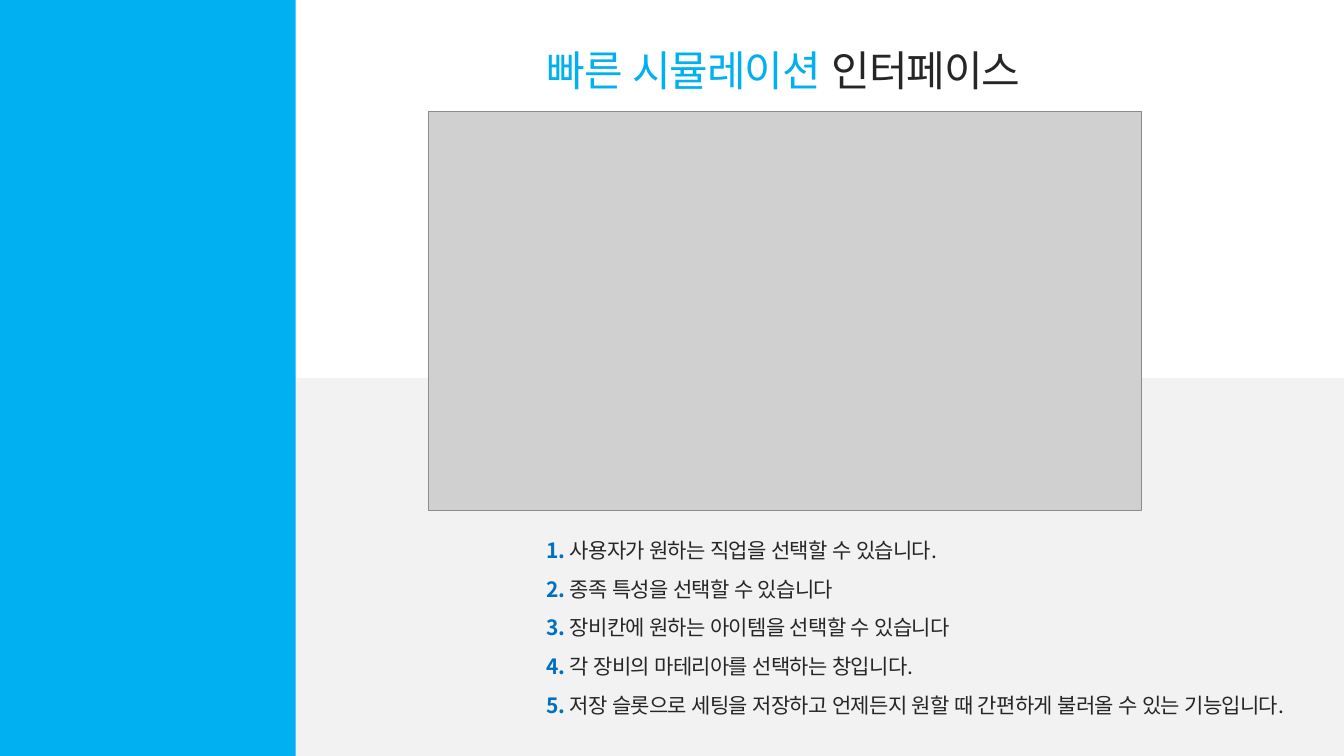
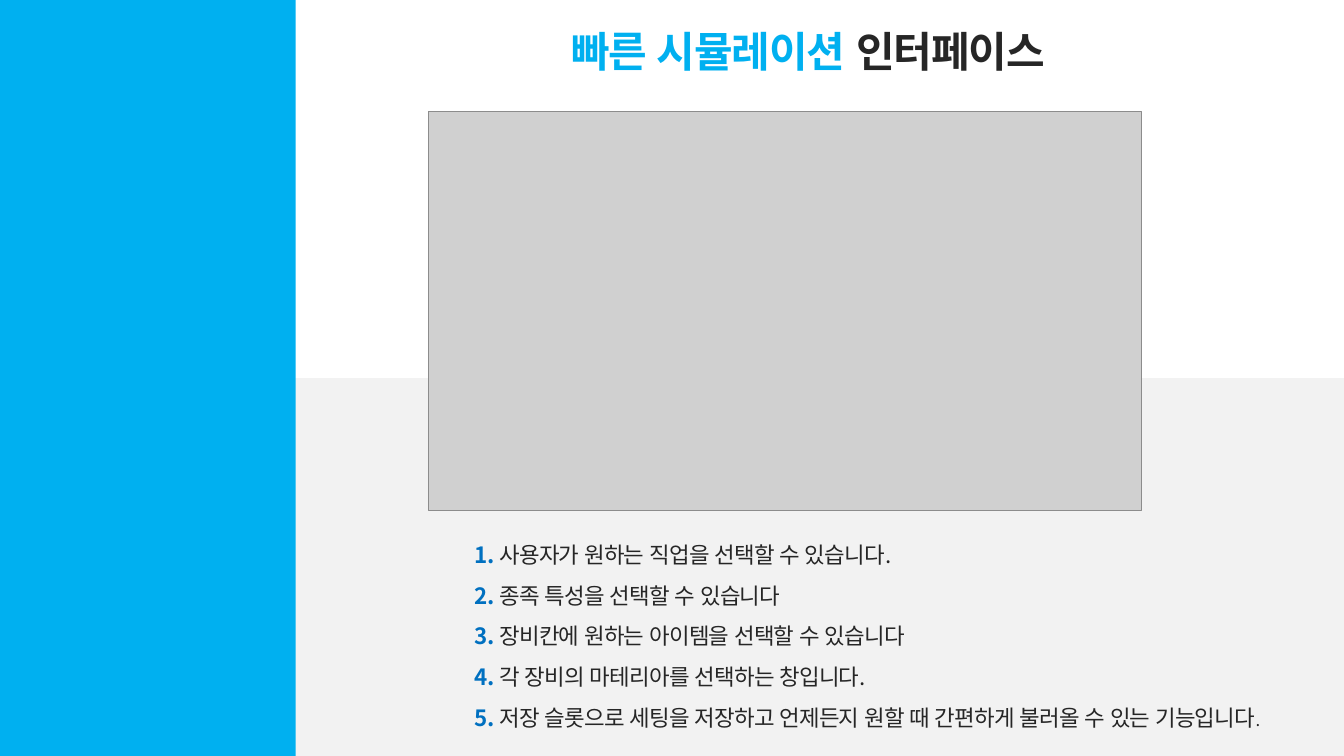
Before and after one commit to junyeopN/blog, a slide deck: slide 8 of download/FFXIV_SIMHELPER_사용설명서.pptx. Drawn at 1344x756 pixels with LibreOffice and Linux fonts; fonts in the diff are those of the drawing; grey boxes stand for pictures. Boxes give left, top, right and bottom in pixels: in the first picture for what was removed or moved away, otherwise in the second. Text is boxed around its words. In the diff, an @@ line names an element or a change of style, - is before the commit and + after.

```diff
--- a/download/FFXIV_SIMHELPER_사용설명서.pptx
+++ b/download/FFXIV_SIMHELPER_사용설명서.pptx
@@ text "빠른 시뮬레이션 인터페이스": place and size @@
-text "빠른 시뮬레이션 인터페이스" at <box>547,51,1021,90</box>
+text "빠른 시뮬레이션 인터페이스" at <box>571,31,1045,71</box>
@@ text "빠른 시뮬레이션 인터페이스" at <box>571,31,1045,71</box>: bold on @@
@@ text "1. 사용자가 원하는 직업을 선택할 ...": place and size @@
-text "1. 사용자가 원하는 직업을 선택할 ..." at <box>547,540,1284,715</box>
+text "1. 사용자가 원하는 직업을 선택할 ..." at <box>475,544,1255,728</box>
@@ text "1. 사용자가 원하는 직업을 선택할 ..." at <box>475,544,1255,728</box>: size 15 to 16 pt; size 15 to 12 pt in "기능입니다." @@
```
Also in this commit, not shown: 17 other slides changed, 18 other files.
